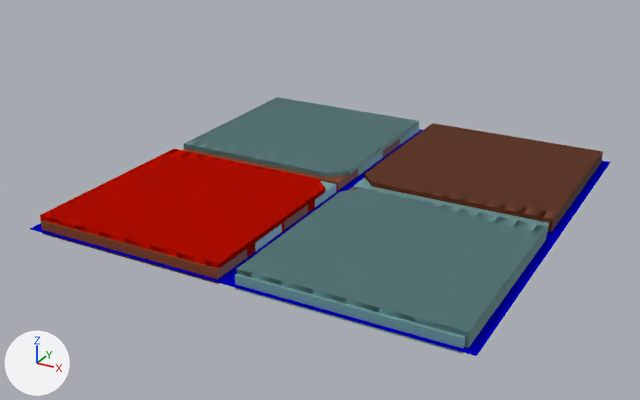
A saved change to the Blender file Assets/Models/Environment-2.blend.
The view is the same before and after, from a camera (50 mm lens) standing at (0.868, -1.7, 0.912) and looking at (-0.007, -0.11, 0.117). Lighting does not change. The marker at lower left points along +X, +Y and +Z.

Names of what the first picture shows: 'Tile-EvenHalves', 'Tile-Upper', 'Tile-Upper.001'.
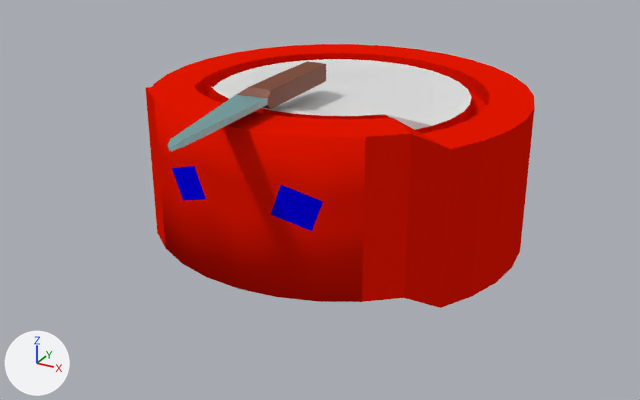
What differs and where, as boxes (x1, y1, x2, y2) in the pictures (640 x 400 px):
```json
{"object": "Cleanbot", "change": "shown", "after": [145, 44, 535, 308], "on screen": "red"}
{"object": "Tile-Upper", "change": "hidden", "before": [31, 97, 610, 356]}
{"object": "Tile-Upper.001", "change": "hidden", "before": [41, 125, 549, 354]}
{"object": "Tile-EvenHalves", "change": "hidden", "before": [30, 129, 608, 229]}
```

Scene script edits in JSON lines:
```json
{"op": "add", "block": "ob_tile_upper", "code": "ob_tile_upper.hide_set(True)"}
{"op": "remove", "block": "ob_cleanbot", "code": "ob_cleanbot.hide_set(True)"}
{"op": "set", "path": "ob_cleanbot.rotation_euler", "old": "(0.0, 0.0, 0.0)", "new": "(1.571, 0.0, 0.0)", "note": "degrees (0, 0, 0) -> degrees (90, 0, 0)"}
{"op": "add", "block": "ob_tile_upper_001", "code": "ob_tile_upper_001.hide_set(True)"}
{"op": "add", "block": "ob_tile_evenhalves", "code": "ob_tile_evenhalves.hide_set(True)"}
```
